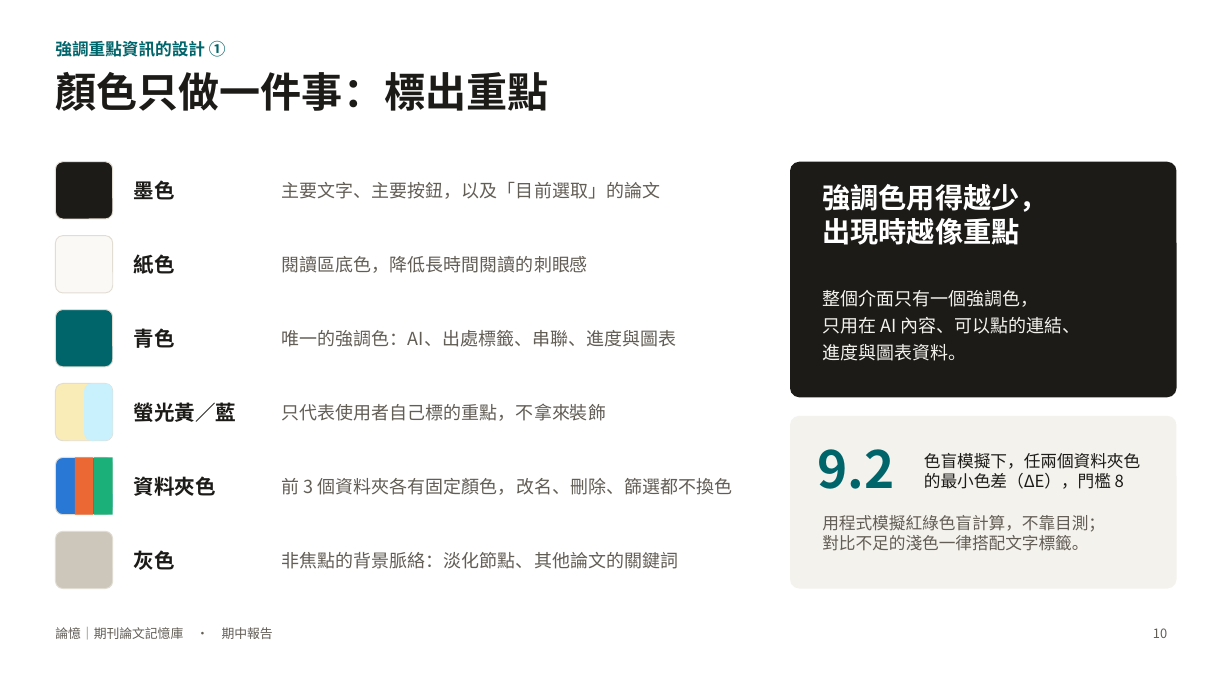
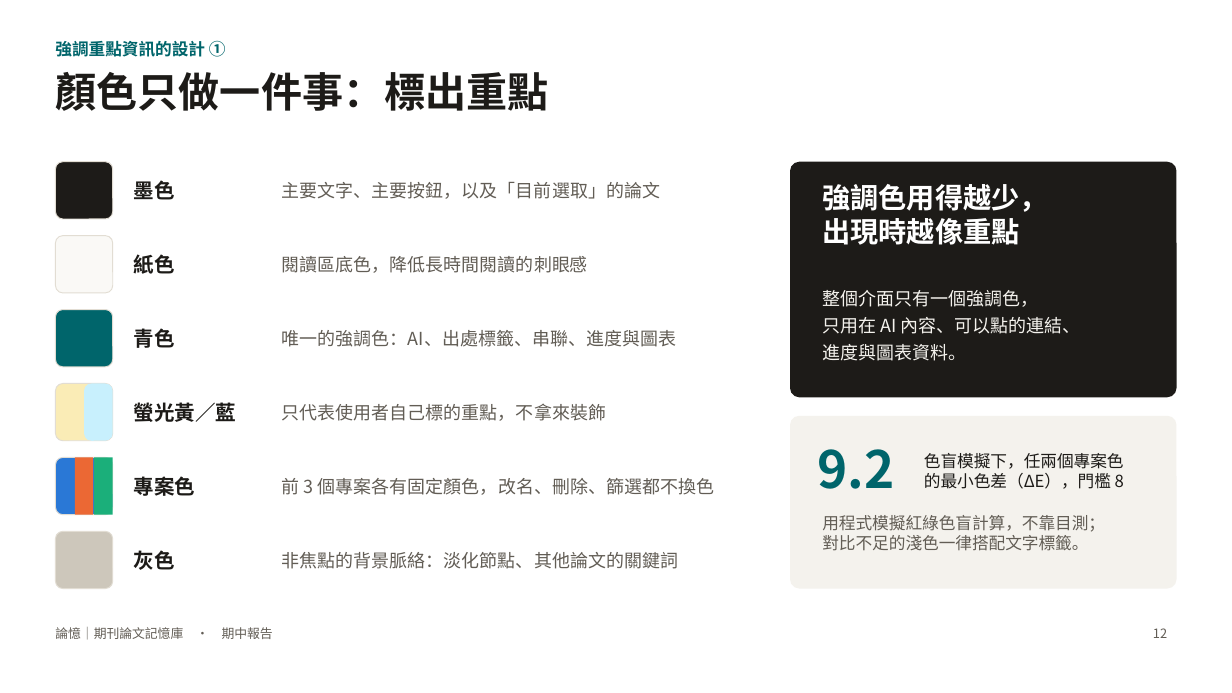
Before and after one commit to charleslin2003-prog/Journal-Article-Memory-Tool, a slide deck: slide 12 of docs/期中報告_論憶.pptx (slide 10 before the commit). Drawn at 1232x693 pixels with LibreOffice and Linux fonts; fonts in the diff are those of the drawing. Boxes give left, top, right and bottom in pixels: in the first picture for what was removed or moved away, otherwise in the second. Text is boxed around its words. In the diff, an @@ line names an element or a change of style, - is before the commit and + after.

```diff
--- a/docs/期中報告_論憶.pptx
+++ b/docs/期中報告_論憶.pptx
@@ text at (x1=134, y1=476, x2=195, y2=496): text changed @@
-資料夾色
+專案色
@@ text at (x1=282, y1=478, x2=714, y2=495): text changed @@
-前 3 個資料夾各有固定顏色，改名、刪除、篩選都不換色
+前 3 個專案各有固定顏色，改名、刪除、篩選都不換色
@@ text at (x1=924, y1=453, x2=1124, y2=469): text changed @@
-色盲模擬下，任兩個資料夾色
+色盲模擬下，任兩個專案色
@@ page number at (x1=1153, y1=628, x2=1167, y2=638): text changed @@
-10
+12
```
Also in this commit, not shown: 10 other slides changed, 3 slides added, 14 other files.
